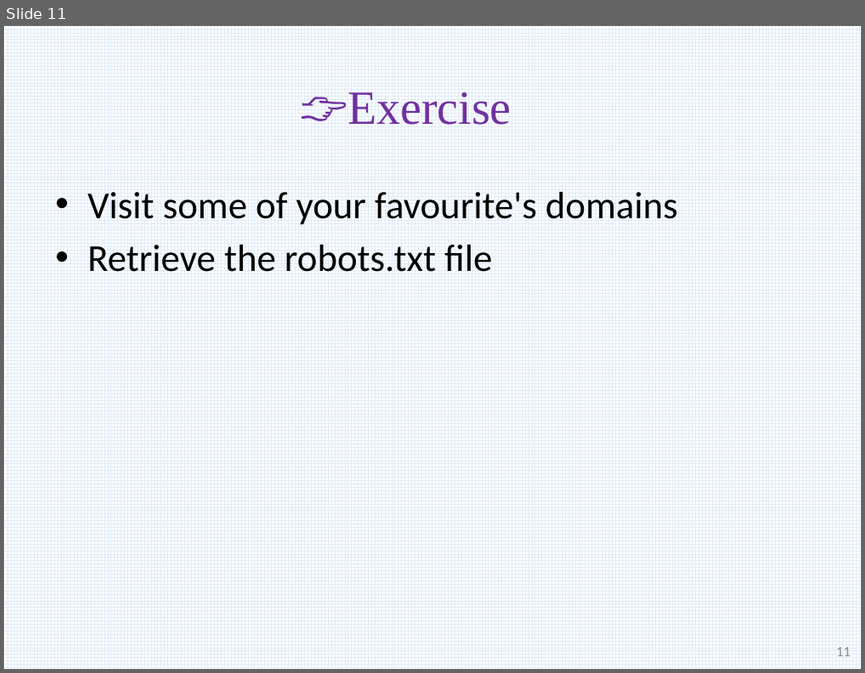
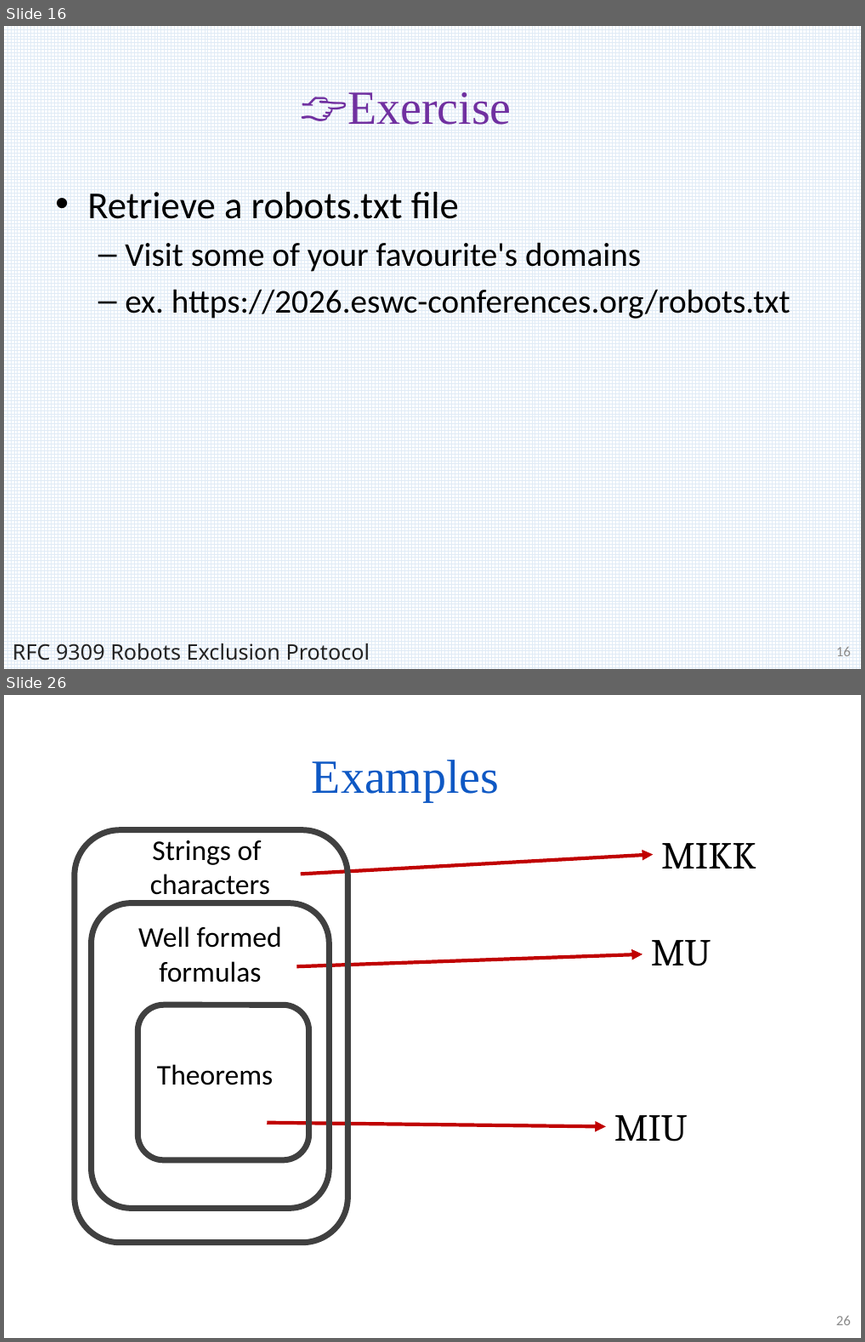
Before and after one commit to PoTr-KNoWS/odrl-tutorial, a slide deck: presentations/2026.05.10 Introduction to policies, policy languages and ODRL (Víctor).pptx. Shown one above the other, each under a label of ours: slide 11 before the commit, slides 16 and 26 after it; the slides between them are not shown. The pictures are 865x673 and 865x1342 pixels, drawn with LibreOffice and Linux fonts; fonts in the diff are those of the drawing; background and template pictures are left out. Boxes give left, top, right and bottom in pixels: in the first picture for what was removed or moved away, otherwise in the second. Text is boxed around its words. In the diff, an @@ line names an element or a change of style, - is before the commit and + after.

```diff
--- a/presentations/2026.05.10 Introduction to policies, policy languages and ODRL (Víctor).pptx
+++ b/presentations/2026.05.10 Introduction to policies, policy languages and ODRL (Víctor).pptx
@@ slide 26 added at [4, 695, 861, 1338], background #FFFFFF @@
@@ title added at [312, 760, 500, 802], 40 pt, text #0E58C4 @@
+Examples
@@ rounded rectangle added at [75, 829, 347, 1242], outline #404040 5 pt @@
@@ text added at [150, 840, 270, 902], 24 pt, text #000000 @@
+Strings of
+characters
@@ text added at [661, 843, 756, 868], 32 pt, text #000000 @@
+MIKK
@@ arrow added from (301, 874) to (653, 854), #C00000 3 pt @@
@@ rounded rectangle added at [92, 903, 329, 1208], outline #404040 5 pt @@
@@ text added at [138, 926, 282, 982], 24 pt, text #000000 @@
+Well formed formulas
@@ text added at [651, 940, 711, 966], 32 pt, text #000000 @@
+MU
@@ arrow added from (297, 967) to (642, 953), #C00000 3 pt @@
@@ rounded rectangle added at [137, 1004, 309, 1159], outline #404040 5 pt @@
@@ text added at [157, 1064, 273, 1085], 24 pt, text #000000 @@
+Theorems
@@ arrow added from (267, 1123) to (606, 1126), #C00000 3 pt @@
@@ text added at [614, 1115, 687, 1141], 32 pt, text #000000 @@
+MIU
@@ page number added at [836, 1315, 851, 1325], 12 pt, text #8C8C8C @@
+26
@@ what was slide 11 is now slide 16 @@
@@ slide 16 changed as well @@
@@ text at [87, 192, 459, 219]: paragraph added @@
+• Retrieve a robots.txt file
@@ text at [125, 242, 641, 272]: size 32 to 28 pt in "Visit some of your favourite's domains"; bullet • to –; list level 1 to 2 in "Visit some of your favourite's ..." @@
@@ text at [125, 289, 790, 318]: text changed; size 32 to 28 pt @@
-• Retrieve the robots.txt file
+  – ex. https://2026.eswc-conferences.org/robots.txt
@@ text added at [12, 643, 370, 660], 18 pt, text #222222 @@
+RFC 9309 Robots Exclusion Protocol
@@ page number at [836, 646, 851, 656]: text changed @@
-11
+16
```
Also in this commit, not shown: 15 other slides changed, 39 other slides added, 2 slides removed.
